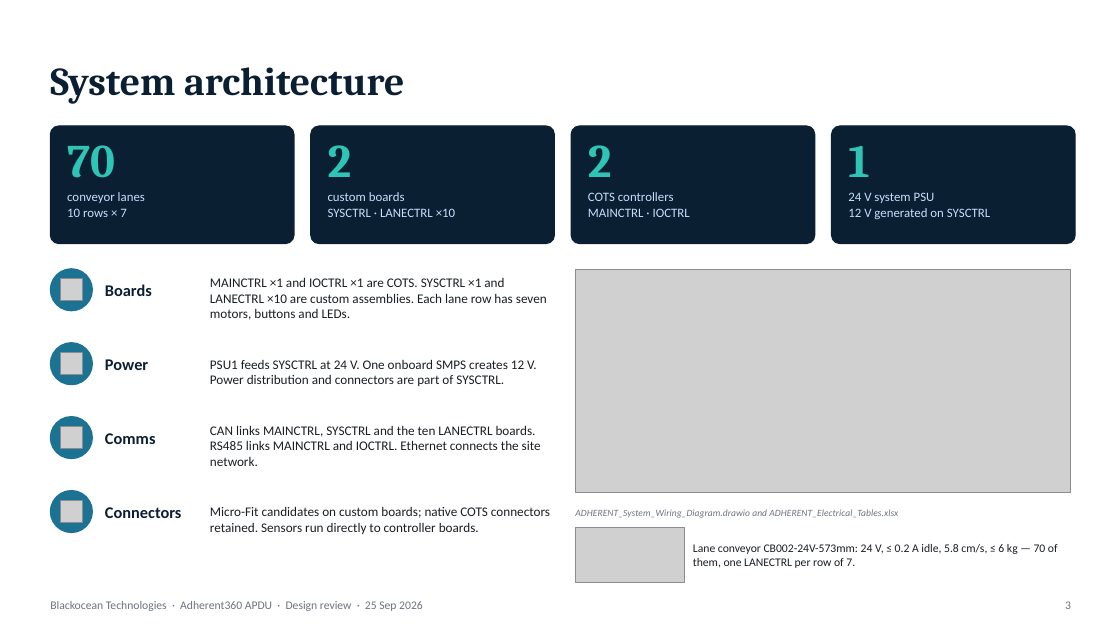
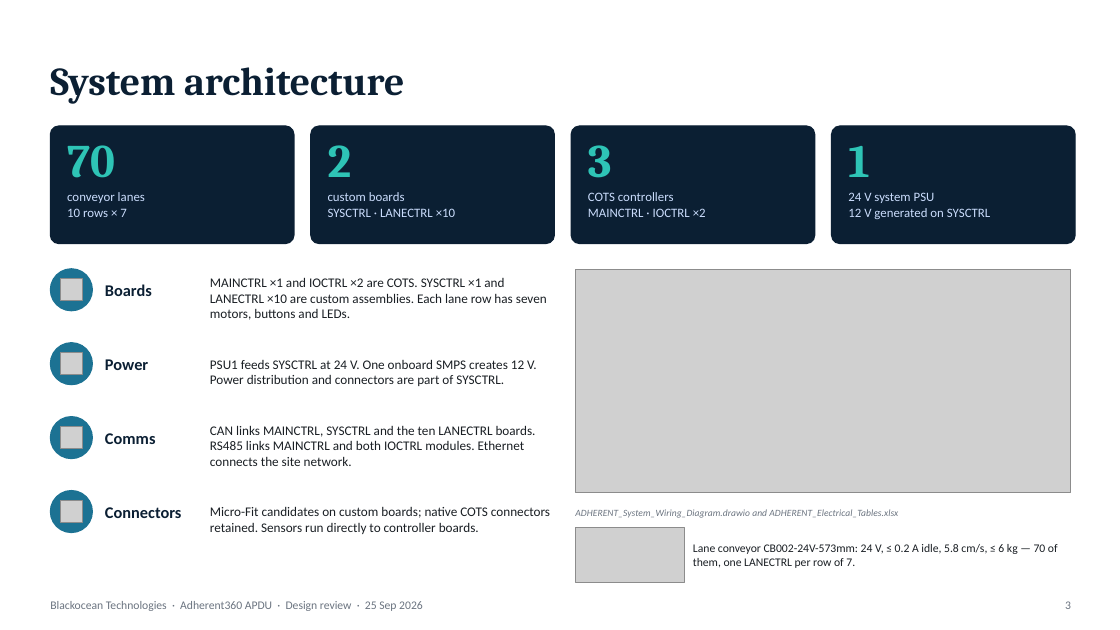
Before and after one commit to Microver-Electronics/Adherent, a slide deck: slide 3 of SYS/ADHERENT_Design_Review.pptx. Drawn at 1120x630 pixels with LibreOffice and Linux fonts; fonts in the diff are those of the drawing; grey boxes stand for pictures. Boxes give left, top, right and bottom in pixels: in the first picture for what was removed or moved away, otherwise in the second. Text is boxed around its words. In the diff, an @@ line names an element or a change of style, - is before the commit and + after.

```diff
--- a/SYS/ADHERENT_Design_Review.pptx
+++ b/SYS/ADHERENT_Design_Review.pptx
@@ text at [588,145,612,178]: text changed @@
-2
+3
@@ text at [588,208,706,217]: text changed @@
-MAINCTRL · IOCTRL
+MAINCTRL · IOCTRL ×2
@@ text at [210,278,547,320]: text changed @@
-MAINCTRL ×1 and IOCTRL ×1 are COTS. SYSCTRL ×1 and LANECTRL ×10 are custom assemblies. Each lane row has seven motors, buttons and LEDs.
+MAINCTRL ×1 and IOCTRL ×2 are COTS. SYSCTRL ×1 and LANECTRL ×10 are custom assemblies. Each lane row has seven motors, buttons and LEDs.
@@ text at [210,426,536,466]: text changed @@
-CAN links MAINCTRL, SYSCTRL and the ten LANECTRL boards. RS485 links MAINCTRL and IOCTRL. Ethernet connects the site network.
+CAN links MAINCTRL, SYSCTRL and the ten LANECTRL boards. RS485 links MAINCTRL and both IOCTRL modules. Ethernet connects the site network.
```
Also in this commit, not shown: 2 other slides changed, 8 other files.
